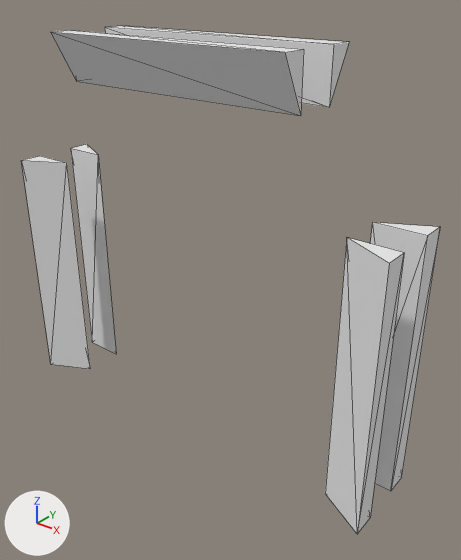
The OBJ model LevelEditor/LevelEditor/Assets/DoorEmiters1.obj as it was, and as the next commit left it.
The view is the same before and after, from a 50 mm lens placed at (9.66, -2.91, 2.24), pointed at (7.6, -0.34, 0.64). Lighting does not change. The marker at lower left points along +X, +Y and +Z. Mesh edges are drawn as thin lines. Where no turn or scale is listed for an object, it has been applied to the vertices.

Objects in the first picture: 'DoorEmiters1'.
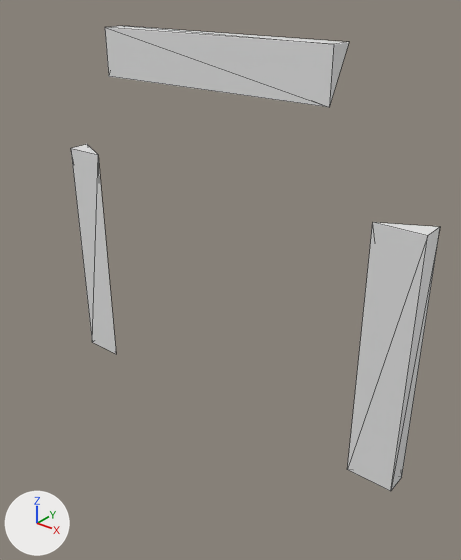
The newer file is also turned or shifted as a whole; pictures and numbers use the older file's frame.

The edits, one by one:
me_dooremiters1 has 36 vertices, 48 faces and spans x 6.17..8.68, y -0.65..-0.12, z -0.35..1.94.
me_dooremiters1 is used by ob_dooremiters1; location (0.0, 0.0, 0.0).
me_dooremiters1 no longer uses material mat_lambert7sg (white #e7e7e7).
me_dooremiters1 part 1: the loose piece of 6 vertices spanning x 8.41..8.68, y -0.65..-0.51, z -0.35..1.16 is deleted.
me_dooremiters1 part 2: the loose piece of 6 vertices spanning x 6.17..6.44, y -0.65..-0.51, z -0.35..1.16 is deleted.
me_dooremiters1 part 3: the loose piece of 6 vertices spanning x 6.61..8.13, y -0.65..-0.51, z 1.66..1.94 is deleted.

Pixel boxes [x1, y1, x2, y2] of what changed, in the pictures (461 x 560 px):
'DoorEmiters1', reshaped (12% narrower, 8% shorter): before [21, 26, 440, 534]; after [71, 26, 440, 491]
part 1 of me_dooremiters1, deleted: before [325, 238, 404, 534]
part 2 of me_dooremiters1, deleted: before [21, 156, 90, 369]
part 3 of me_dooremiters1, deleted: before [50, 30, 304, 116]
